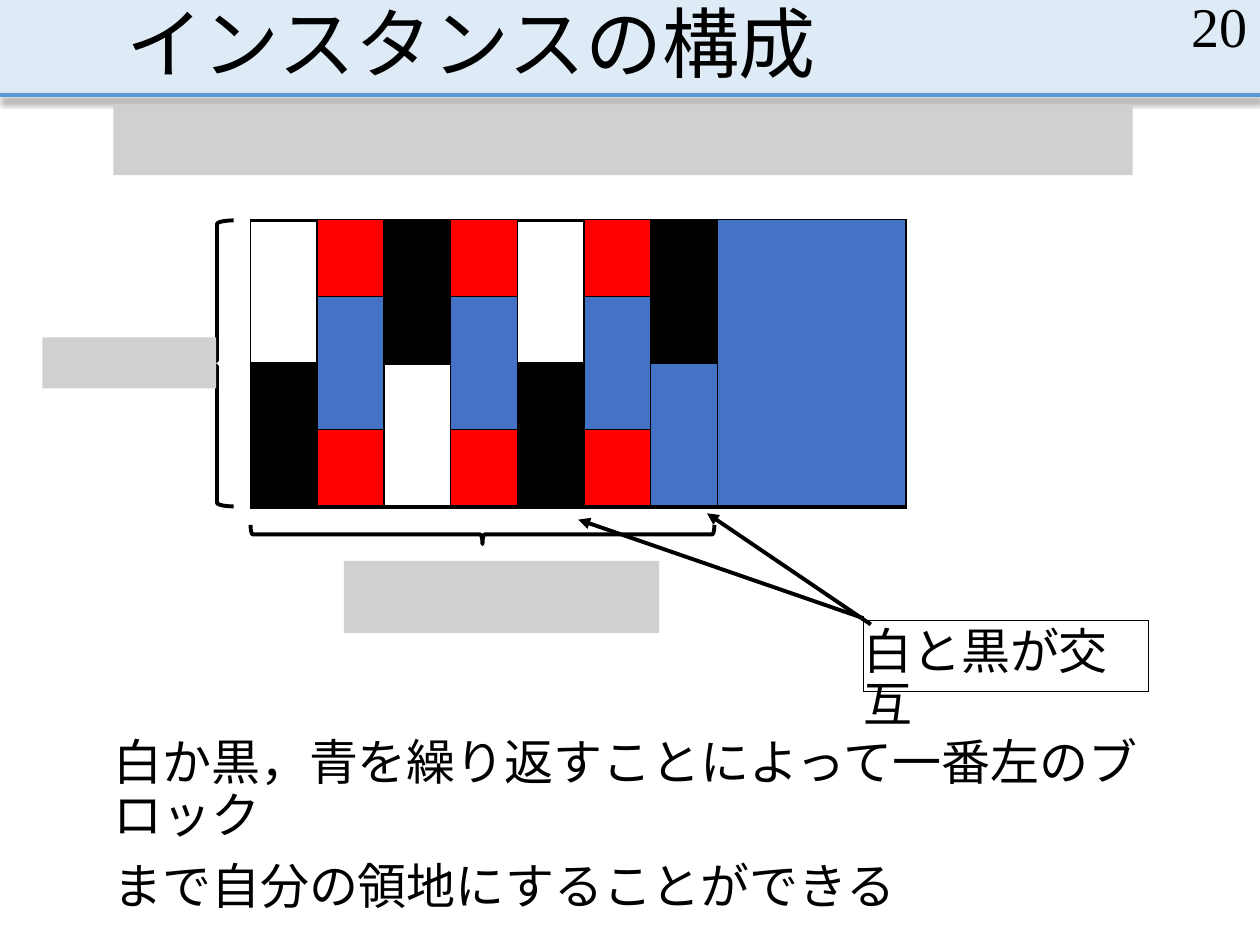
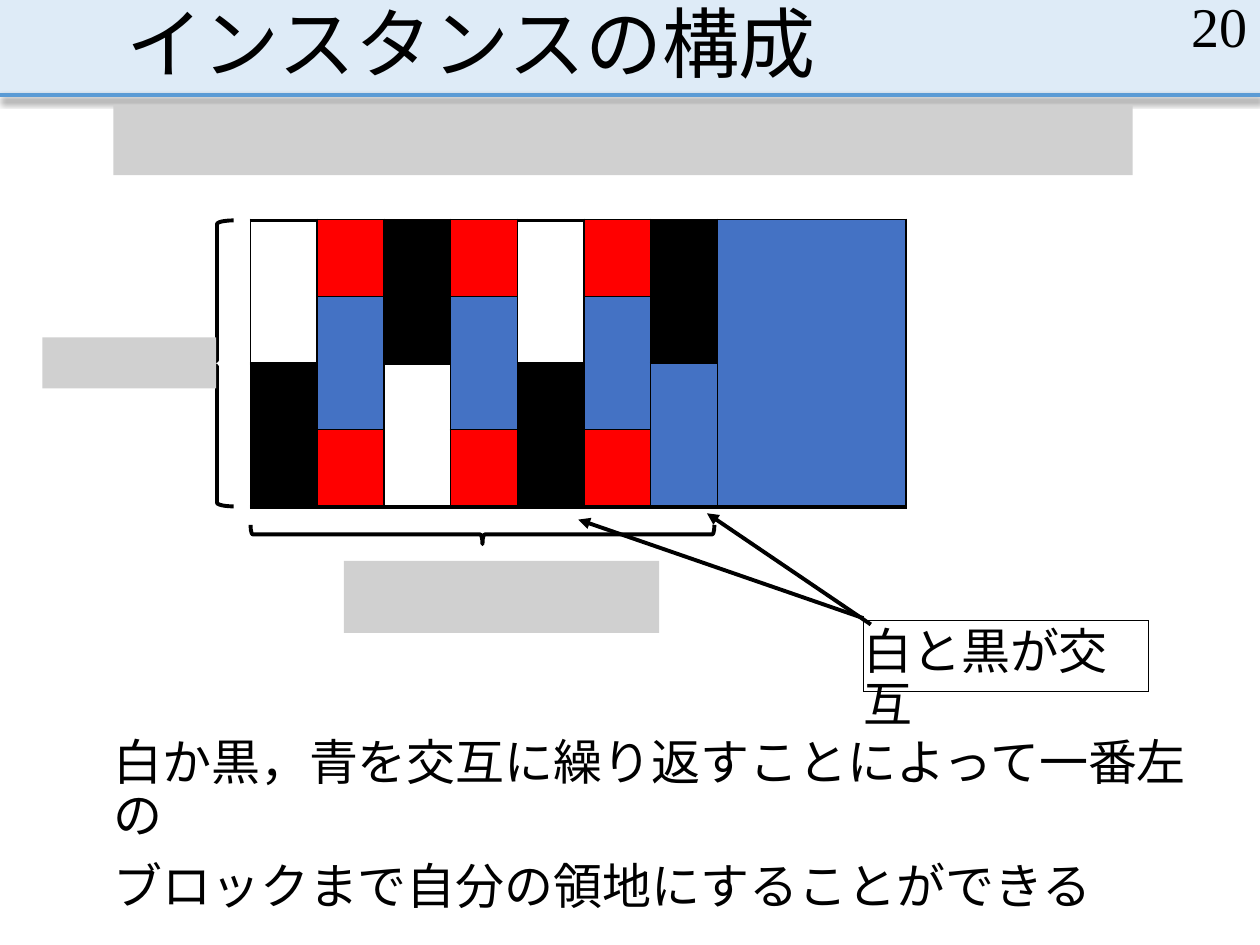
Before and after one commit to MasayaOda/SR, a slide deck: slide 20 of 190513oda.pptx. Drawn at 1260x945 pixels with LibreOffice and Linux fonts; fonts in the diff are those of the drawing; grey boxes stand for pictures. Boxes give left, top, right and bottom in pixels: in the first picture for what was removed or moved away, otherwise in the second. Text is boxed around its words. In the diff, an @@ line names an element or a change of style, - is before the commit and + after.

Commit message:
れんしゅうすこしした

```diff
--- a/190513oda.pptx
+++ b/190513oda.pptx
@@ text at (113,738,1186,908): text changed @@
-白か黒，青を繰り返すことによって一番左のブロック
-まで自分の領地にすることができる
+白か黒，青を交互に繰り返すことによって一番左の
+ブロックまで自分の領地にすることができる
```
Also in this commit, not shown: 11 other slides changed.
